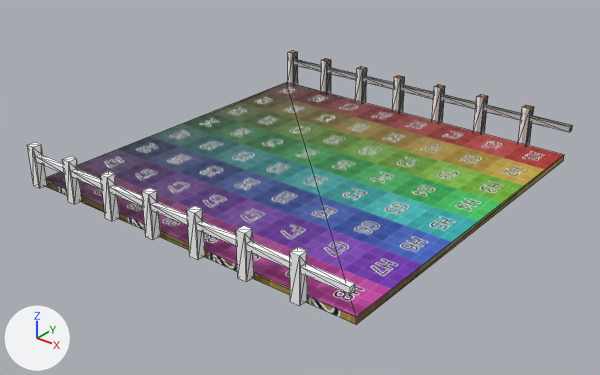
The COLLADA model FitMiTraffic/Content/road.dae: old version first, new version second.
The view is the same before and after, from a 50 mm camera at (7.46, -9.62, 5.56) aimed at (0.01, -0.3, -0.21). Every picture has the same lights, and +X, +Y and +Z are marked at lower left. Mesh edges are drawn as thin lines. Where no turn or scale is listed for an object, it has been applied to the vertices.
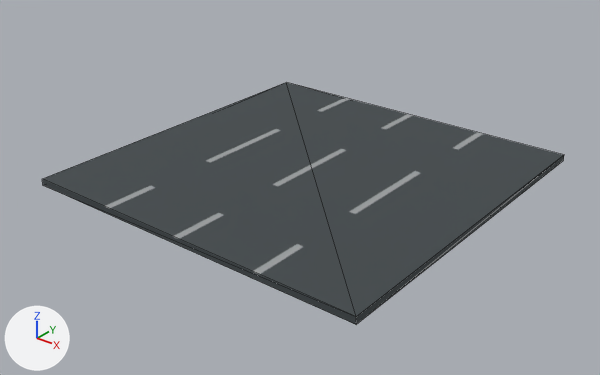
Where the change shows, as pixel boxes [x1, y1, x2, y2] in the pictures (600 x 375 px):
'Cube', recoloured, surface changed: [42, 82, 564, 325] in both
'Cube_002', deleted: before [27, 142, 355, 306]
'Cube_001', deleted: before [288, 51, 573, 145]
part 1 of me_cube, surface changed: before [46, 82, 564, 325]; after [42, 82, 564, 325]

Edits to the bpy script that builds the scene:
```text
Add img_road_png:
    img_road_png = load_image('road.png', 'road.png', 512, 512, 'sRGB')
Add mat_road_png:
    mat_road_png = principled_material('road_png')
    mat_road_png.texture = img_road_png
    mat_road_png.roughness = 0.9
Change me_cube:
    where me_cube.from_pydata(...)  # 8 vertices, 12 faces; spans x -2.98..2.98, y -2.98..2.98, z -0.07..0.04
    used by ob_cube; location = (0.0, 0.0, 0.0)
    remove me_cube.materials.append(mat_roadtex_png)  # picture img_roadtex_png
    me_cube part 1: texture (UV) coordinates of 12 of 12 faces, centred in x -2.98..2.98, y -2.98..2.98, z -0.07..0.04, changed; they spanned u 0.0..1.0, v 0.0..1.0 and now span u 0.0..1.0, v 0.0..1.0
    add me_cube.materials.append(mat_road_png)  # picture img_road_png
Remove ob_cube_002:
    ob_cube_002 = bpy.data.objects.new('Cube_002', me_cube_002)
    ob_cube_002.location = (-3.0, -3.21, -0.32)
Remove ob_cube_001:
    ob_cube_001 = bpy.data.objects.new('Cube_001', me_cube_001)
    ob_cube_001.location = (-3.0, 2.96, -0.32)
```
